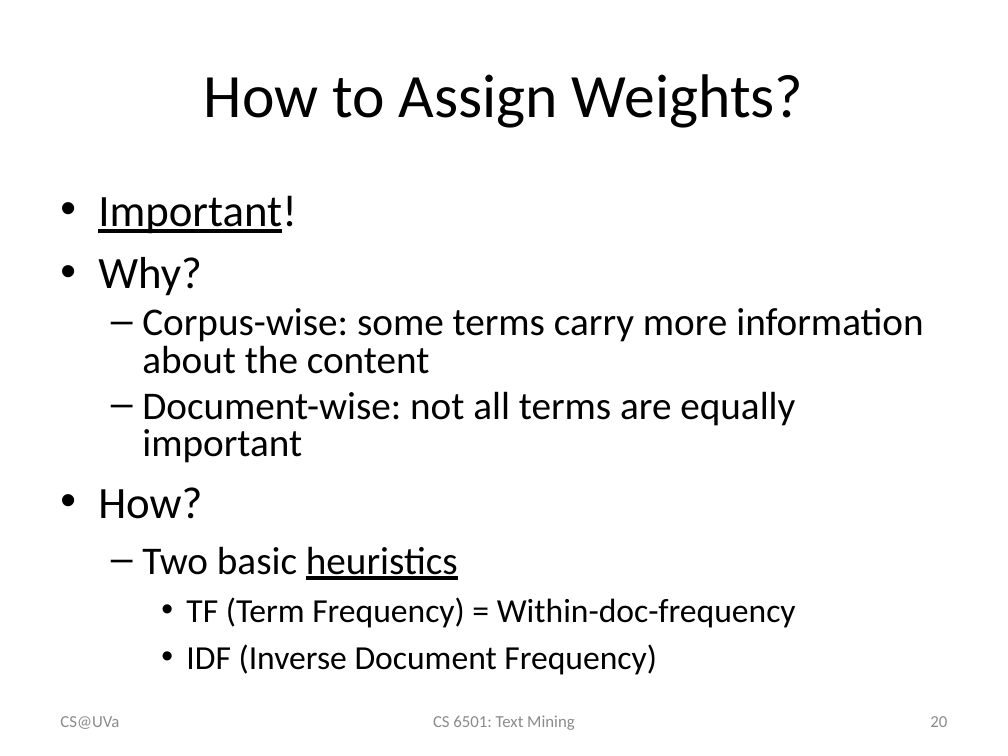
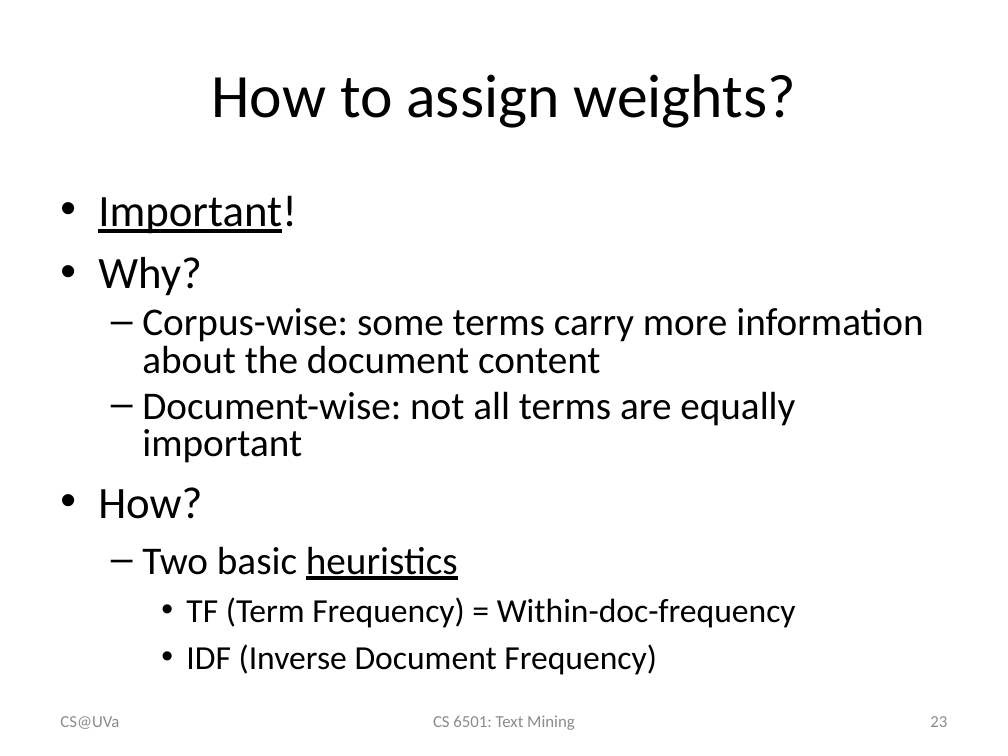
Before and after one commit to wang296/CS6501-Text-Mining, a slide deck: slide 23 of docs/VS model.pptx (slide 20 before the commit). Drawn at 1008x756 pixels with LibreOffice and Linux fonts; fonts in the diff are those of the drawing. Boxes give left, top, right and bottom in pixels: in the first picture for what was removed or moved away, otherwise in the second. Text is boxed around its words. In the diff, an @@ line names an element or a change of style, - is before the commit and + after.

```diff
--- a/docs/VS model.pptx
+++ b/docs/VS model.pptx
@@ title at bbox=[211, 74, 795, 128]: text changed @@
-How to Assign Weights?
+How to assign weights?
@@ text at bbox=[142, 308, 923, 374]: text changed @@
-  – Corpus-wise: some terms carry more information about the content
+  – Corpus-wise: some terms carry more information about the document content
@@ page number at bbox=[930, 716, 947, 727]: text changed @@
-20
+23
```
Also in this commit, not shown: 30 other slides changed, 4 slides added, 2 other files.
